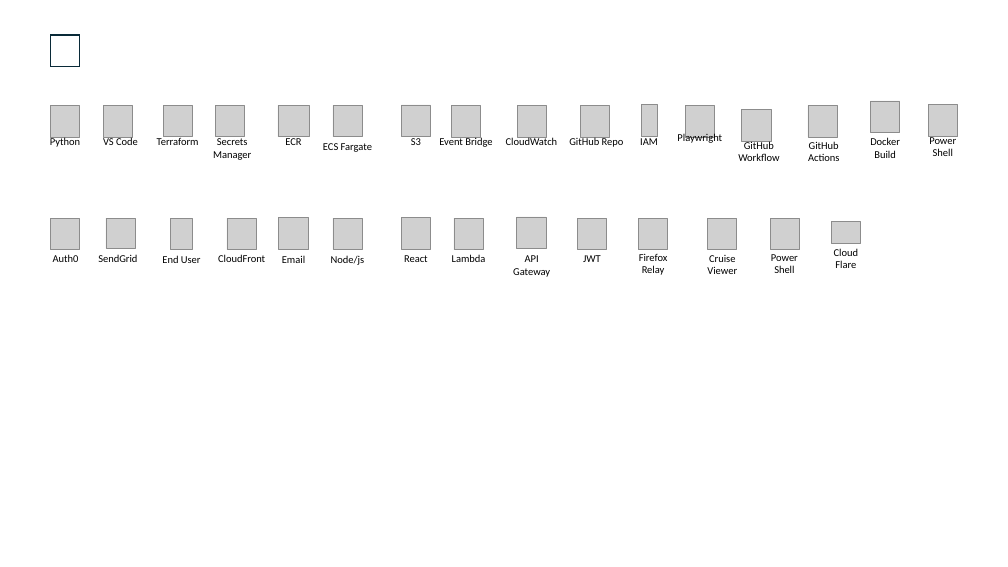
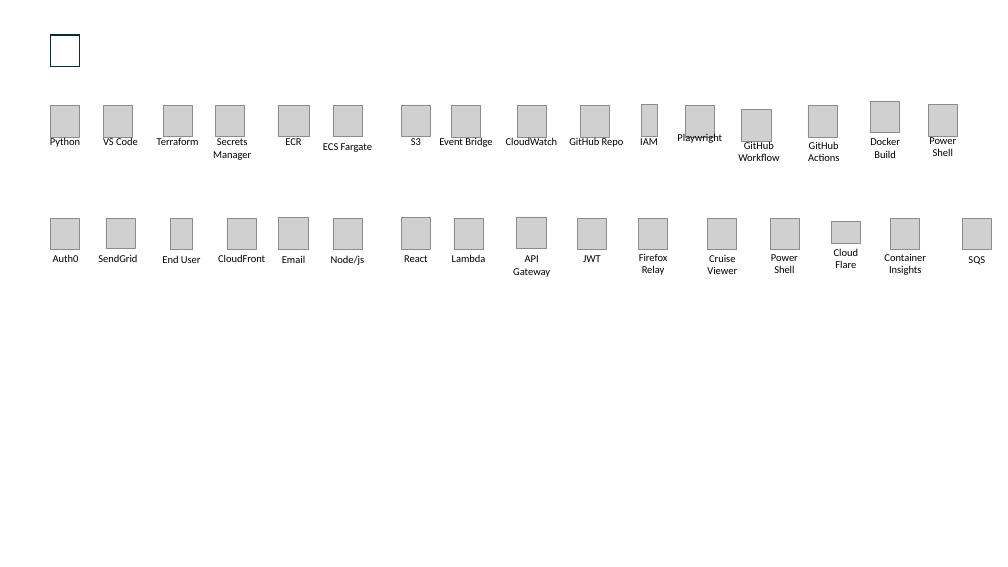
Before and after one commit to mbroadfo/cruise_finder, a slide deck: slide 2 of SolutionArchitecture.pptx. Drawn at 1008x567 pixels with LibreOffice and Linux fonts; fonts in the diff are those of the drawing; grey boxes stand for pictures. Boxes give left, top, right and bottom in pixels: in the first picture for what was removed or moved away, otherwise in the second. Text is boxed around its words. In the diff, an @@ line names an element or a change of style, - is before the commit and + after.

Commit message:
Added container insites & cloud front to terraform

```diff
--- a/SolutionArchitecture.pptx
+++ b/SolutionArchitecture.pptx
@@ picture added at bbox=[891, 218, 920, 250] @@
@@ picture added at bbox=[963, 218, 992, 250] @@
@@ text added at bbox=[884, 254, 926, 275], 10 pt, text #000000 @@
+Container Insights
@@ text added at bbox=[968, 256, 985, 265], 10 pt, text #000000 @@
+SQS
```
Also in this commit, not shown: 1 other file.
